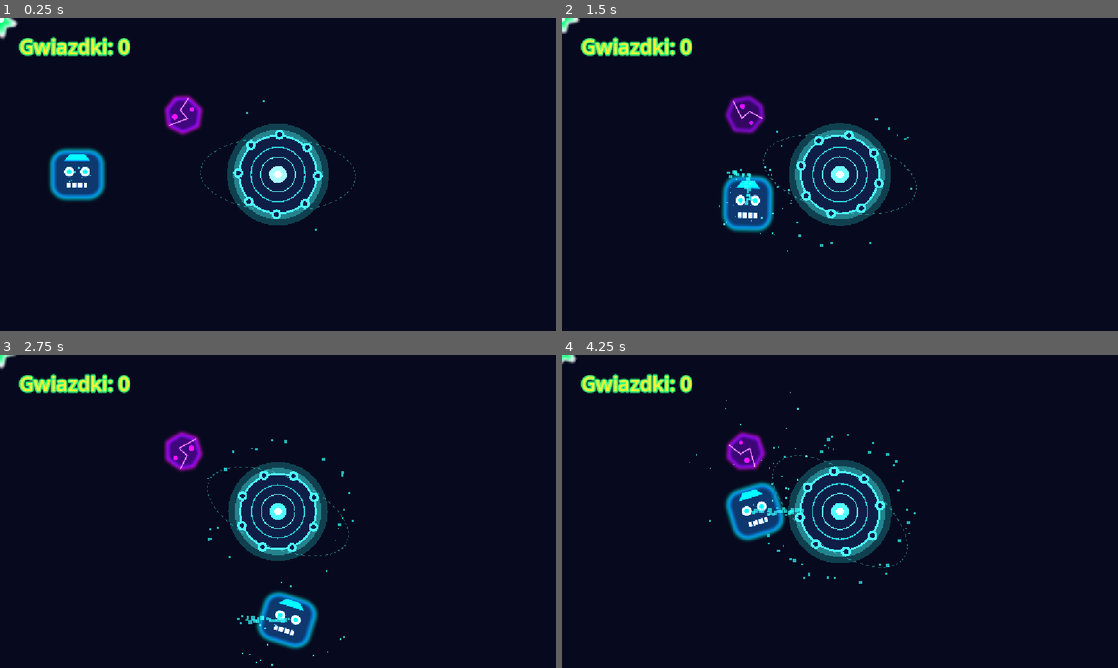
Above: before the commit, frames 1-4 (two rows, left to right).
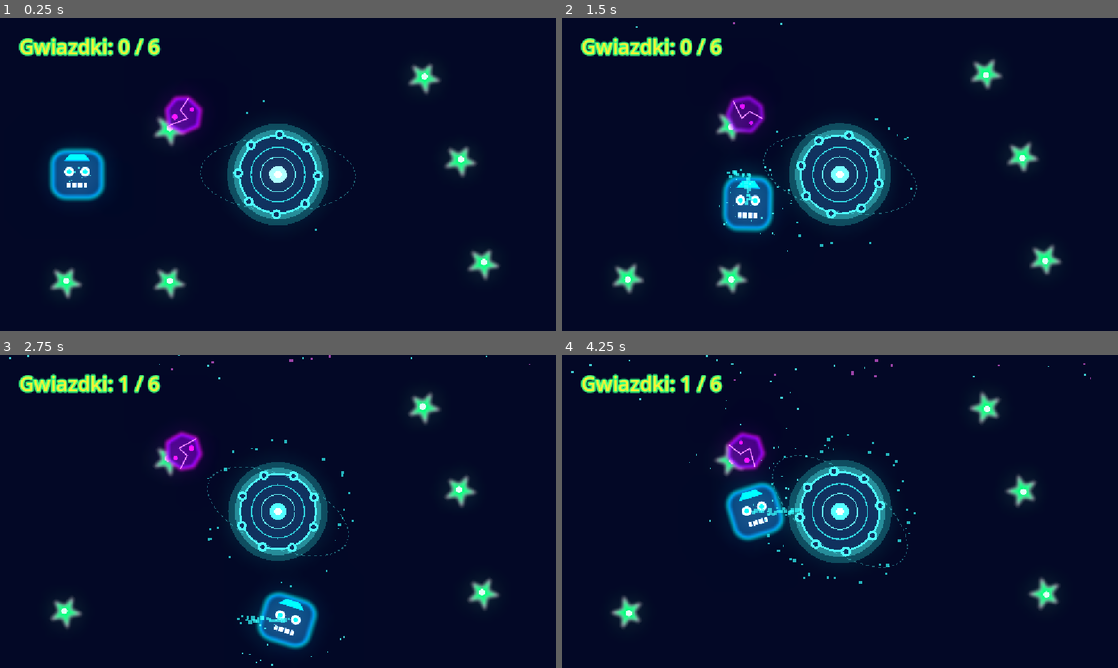
Above: after the commit, the same moments.

Repository: mjasin/planeta-bzzzt
Game: Godot game, scene res://main.tscn
The game is run twice, just before and just after one commit, with the same random seed, the same clock (stepped at 60 frames per second) and the same inputs.
Inputs:
- Up to frame 1 (0.25 s): no input
- Up to frame 2 (1.5 s): tap Enter (ui_accept) at 0.5, 0.77 s; hold Right (ui_right) 0.53-1.28 s; tap Space at 0.6 s; hold Down (ui_down) from 1.28 s (still down); tap Keypad Enter at 1.35 s
- Up to frame 3 (2.75 s): tap Enter (ui_accept) at 1.52 s; release Down (ui_down) at 2.03 s; hold Right (ui_right) from 2.03 s (still down); tap Space at 2.1 s
- Up to frame 4 (4.25 s): release Right (ui_right) at 2.78 s; hold Up (ui_up) 2.78-3.53 s; tap Keypad Enter at 2.85 s; tap Enter (ui_accept) at 3.02, 3.77 s; hold Left (ui_left) from 3.53 s (still down); tap Space at 3.6 s

The runs differ from the first frame. In frame 1, 3.5% of the frame differs, in the area x 0-90%, y 0-90%; in frame 2, 3.2%; in frame 3, 3.1%; in frame 4, 4.0%, in the area x 0-96%, y 0-88%.
Error before the commit: Parse Error: Function "level_completed" has the same name as a previously declared signal. (res://main.gd:281)

Commit message:
Fix signal and function name collision: rename signal to level_won

Diff:
--- a/main.gd
+++ b/main.gd
@@ -4,7 +4,7 @@
 ## Main - Skrypt zarządcy gry ze środkową Mecha-Planetą "Planeta Bzzzt!", równomiernym rozmieszczeniem gwiazdek, obsługą pościgu i ekranem zwycięstwa.
 
 # --- SYGNAŁY ---
-signal level_completed ## Emitowany po zebraniu wszystkich gwiazdek na planszy
+signal level_won ## Emitowany po zebraniu wszystkich gwiazdek na planszy
 
 # --- ZMIENNE EKSPORTOWANE ---
 @export_group("Zasady Poziomu")
@@ -282,7 +282,7 @@
 	if is_game_won:
 		return
 	is_game_won = true
-	level_completed.emit()
+	level_won.emit()
 	print("🏆 BRAWO! Wszystkie gwiazdki zebrane! POZIOM UKOŃCZONY!")
 
 	# 1. Zatrzymanie ruchu gracza oraz przeszkód (meteorów)
